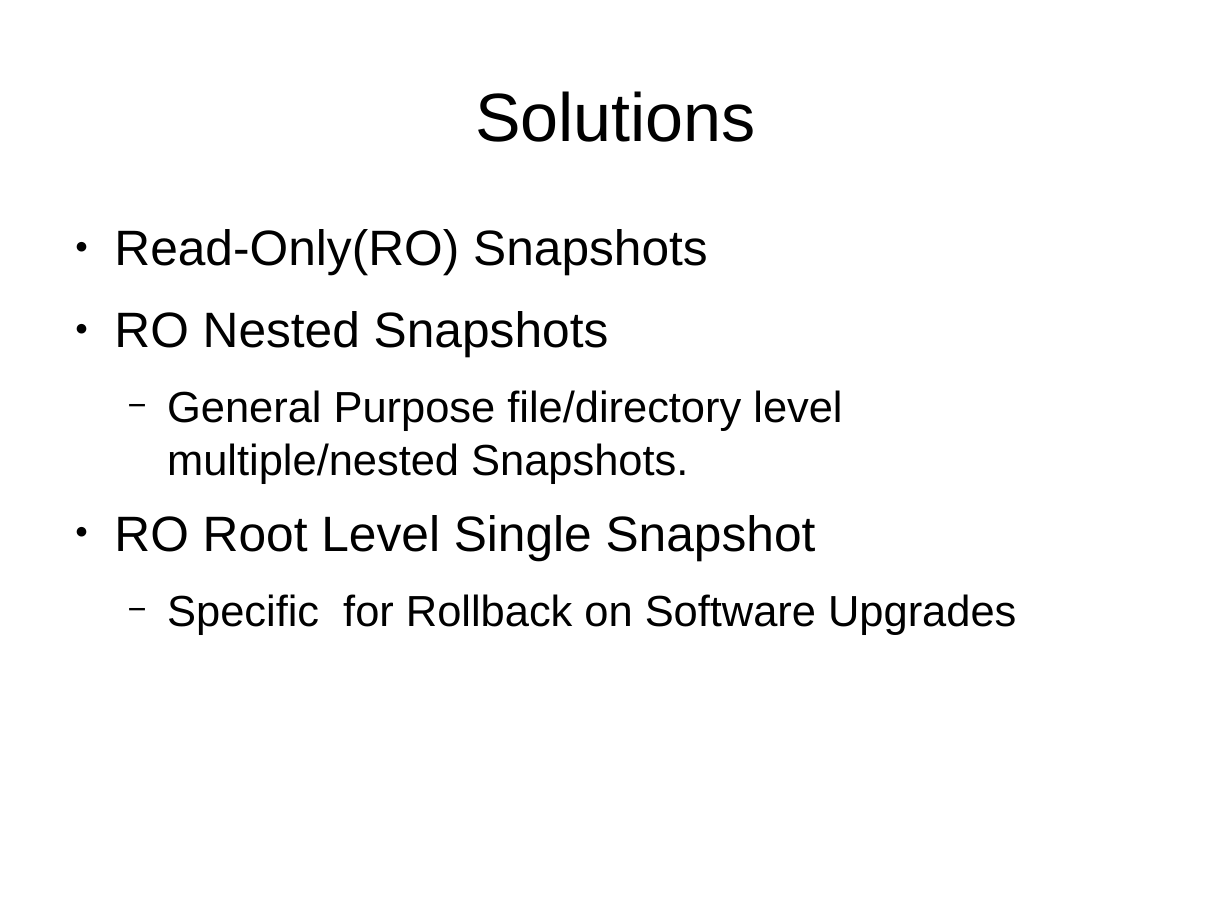
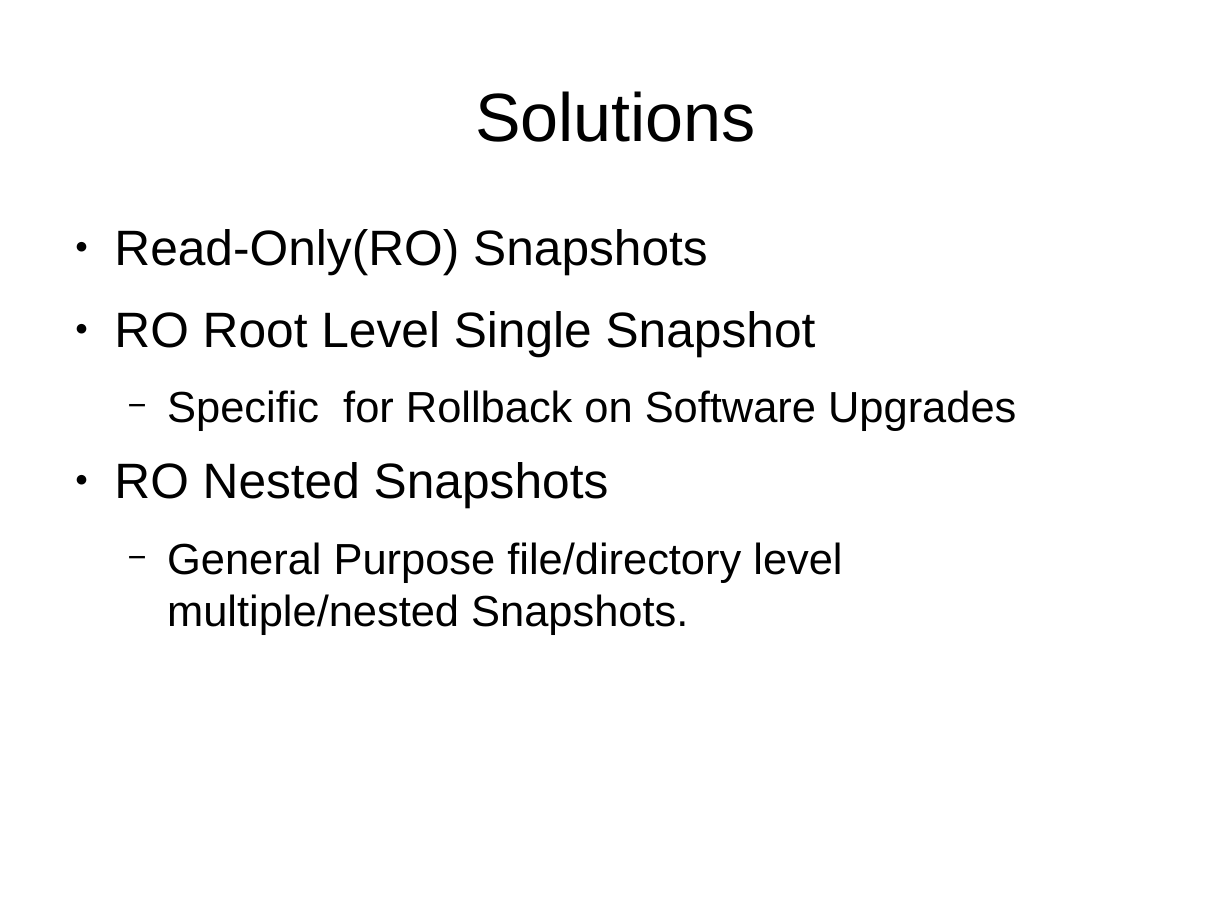
Before and after one commit to pushparajxa/Thesis-Presentation, a slide deck: slide 8 of Final_Presentation.odp (slide 9 before the commit). Drawn at 1232x924 pixels with LibreOffice and Linux fonts; fonts in the diff are those of the drawing. Boxes give left, top, right and bottom in pixels: in the first picture for what was removed or moved away, otherwise in the second. Text is boxed around its words. In the diff, an @@ line names an element or a change of style, - is before the commit and + after.

```diff
--- a/Final_Presentation.odp
+++ b/Final_Presentation.odp
@@ text at bbox=[114, 311, 1016, 431]: paragraphs added @@
+● RO Root Level Single Snapshot
+  − Specific for Rollback on Software Upgrades
@@ text at bbox=[114, 515, 1016, 635]: paragraphs removed @@
-● RO Root Level Single Snapshot
-  − Specific for Rollback on Software Upgrades
```
Also in this commit, not shown: 1 other slide changed, 1 slide removed, 3 other files.
